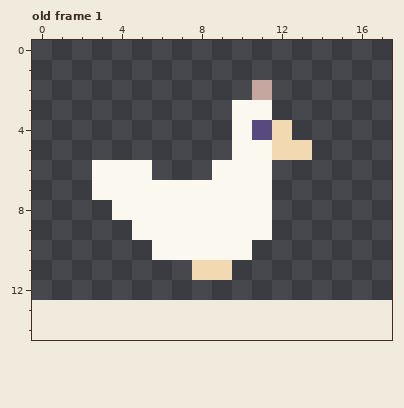
Pixel-art file -- assets/images/scratch/chicken.aseprite. That is the earlier state.
20x20 pixels, 1 frame. Shown: old frame 1. The old version is drawn lined up with the new one, on the new canvas. The commit also changed other frames, which this record leaves out.
Once edited:
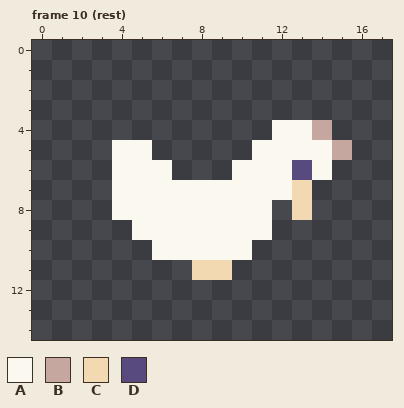
Palette (. is transparent): A #fbf9ef  B #c6a79f  C #f2d9b1  D #58497e
A new or re-ordered frame is compared with the old frame closest to it.
Diff:
canvas 20x20 -> 18x15, the old top-left corner now at -1,-7 (the part of the old canvas that was cut away was empty and is not shown)
frames 1 -> 24
Frame 10 (rest) is new; against old frame 1:
y 2: x 11 B -> .
y 3: x 10..11 AA -> ..
y 4: x 10..14 ADC.. -> ..AAB
y 5: x 4..5 .. -> AA; x 10 A -> .; x 12..15 CC.. -> AAAB
y 6: x 3 A -> .; x 6 . -> A; x 9 A -> .; x 12..14 ... -> ADA
y 7: x 3 A -> .; x 12..13 .. -> AC
y 8: x 13 . -> C
Changed places in both pictures, as pixel boxes (x1, y1, x2, y2):
changed: (92, 80, 352, 220)
